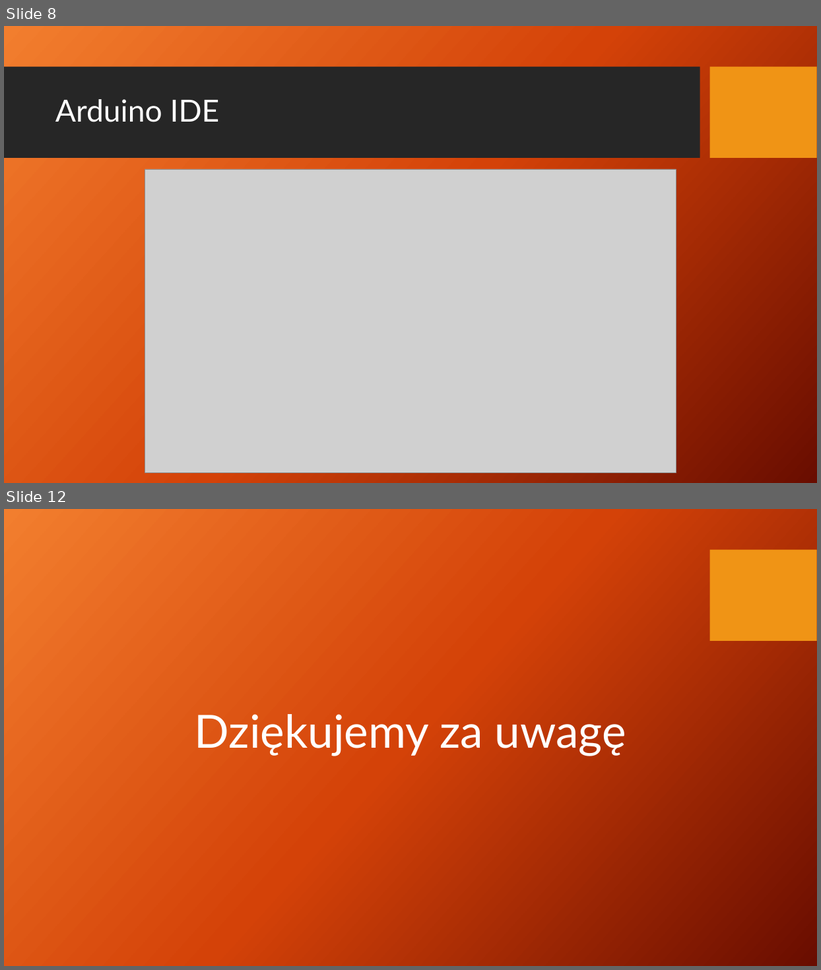
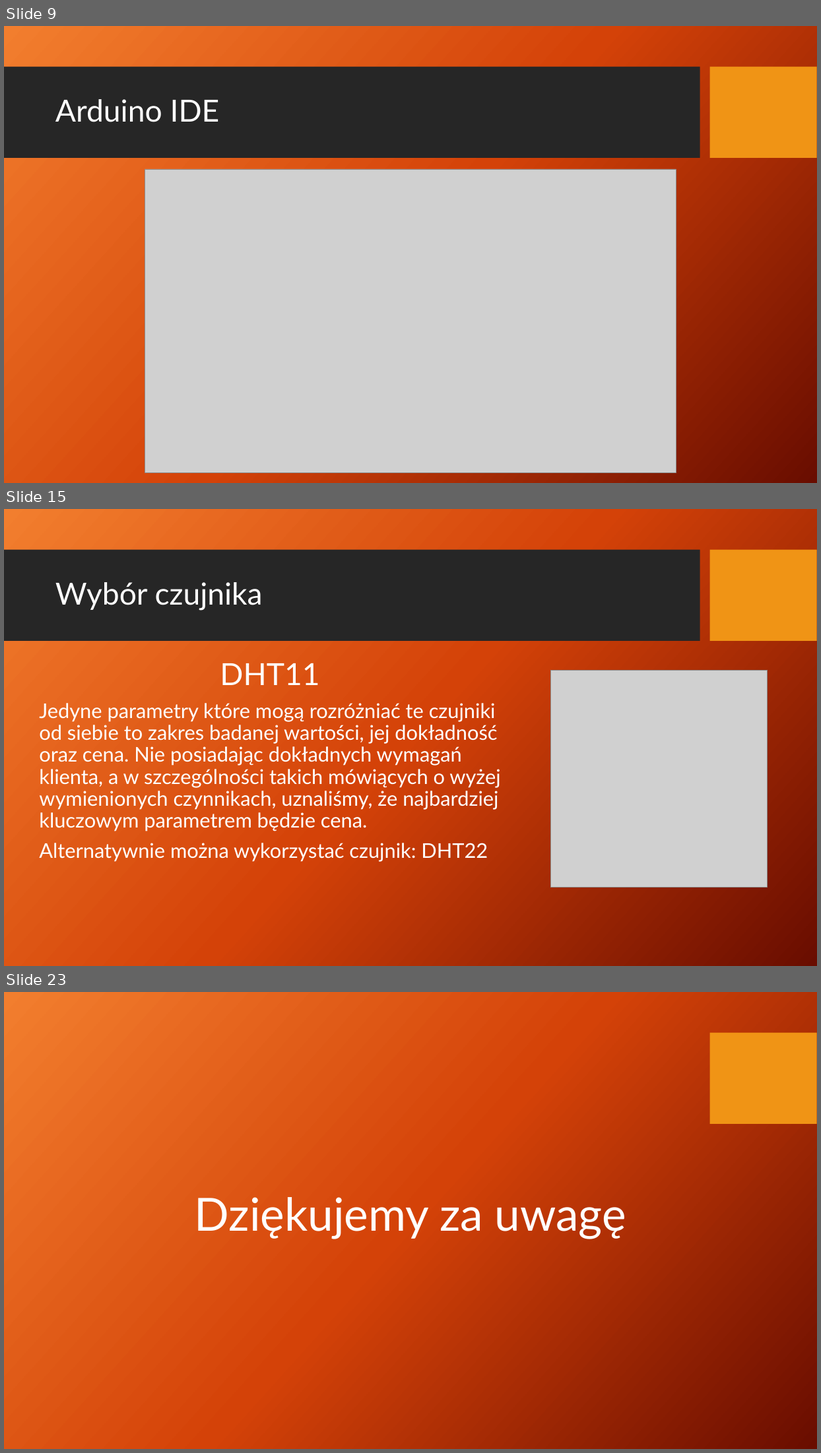
Before and after one commit to AdamStudies-PWR/ProjektZespolowyPWR, a slide deck: przentacja.pptx. Shown one above the other, each under a label of ours: slides 8 and 12 before the commit, slides 9, 15 and 23 after it; the slides between them are not shown. The pictures are 821x970 and 821x1453 pixels, drawn with LibreOffice and Linux fonts; fonts in the diff are those of the drawing; grey boxes stand for pictures; background and template pictures are left out. Boxes give left, top, right and bottom in pixels: in the first picture for what was removed or moved away, otherwise in the second. Text is boxed around its words. In the diff, an @@ line names an element or a change of style, - is before the commit and + after.

```diff
--- a/przentacja.pptx
+++ b/przentacja.pptx
@@ slide 15 added at box(4, 509, 817, 966), background picture (left out); not listed: 2 template elements that a slide beside it also shows @@
@@ title added at box(55, 582, 263, 611), 36 pt, text #FFFFFF @@
+Wybór czujnika
@@ text added at box(39, 663, 500, 862), 24 pt, text #FFFFFF @@
+DHT11
+Jedyne parametry które mogą rozróżniać te czujniki od siebie to zakres badanej wartości, jej dokładność oraz cena. Nie posiadając dokładnych wymagań klienta, a w szczególności takich mówiących o wyżej wymienionych czynnikach, uznaliśmy, że najbardziej kluczowym parametrem będzie cena.
+Alternatywnie można wykorzystać czujnik: DHT22
@@ picture added at box(550, 671, 768, 888) @@
@@ what was slide 8 is now slide 9 @@
@@ what was slide 12 is now slide 23 @@
```
Also in this commit, not shown: 4 slides changed, 12 other slides added, 2 slides removed, 1 other file.
